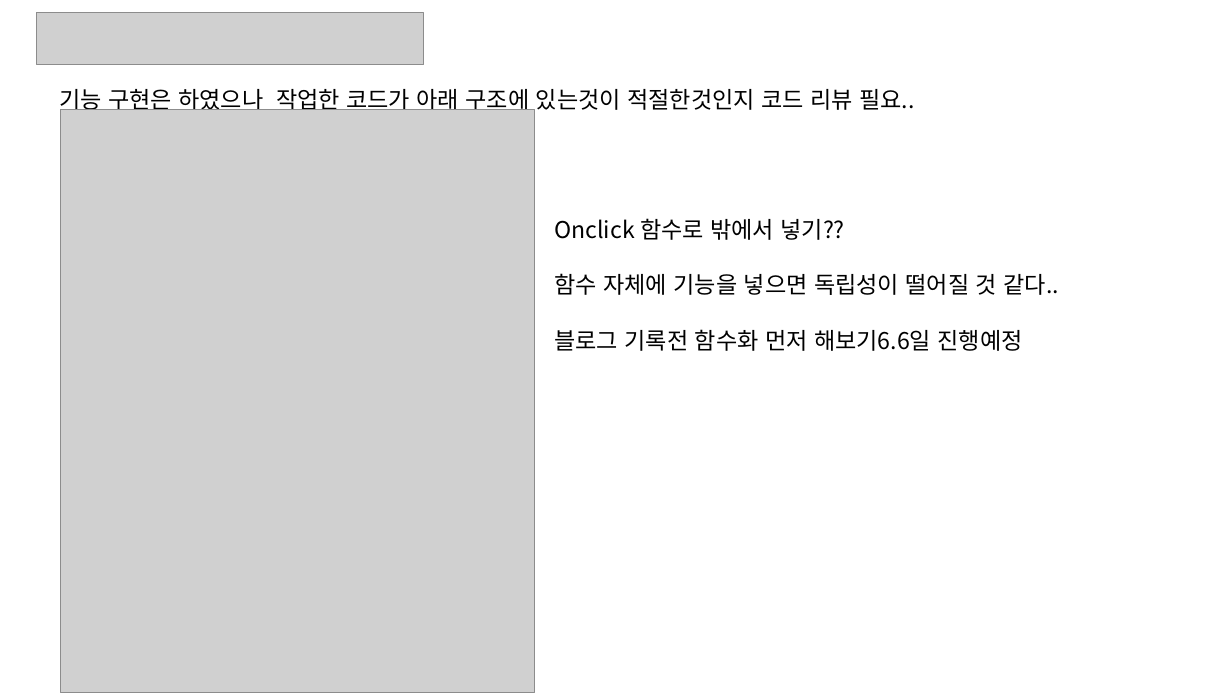
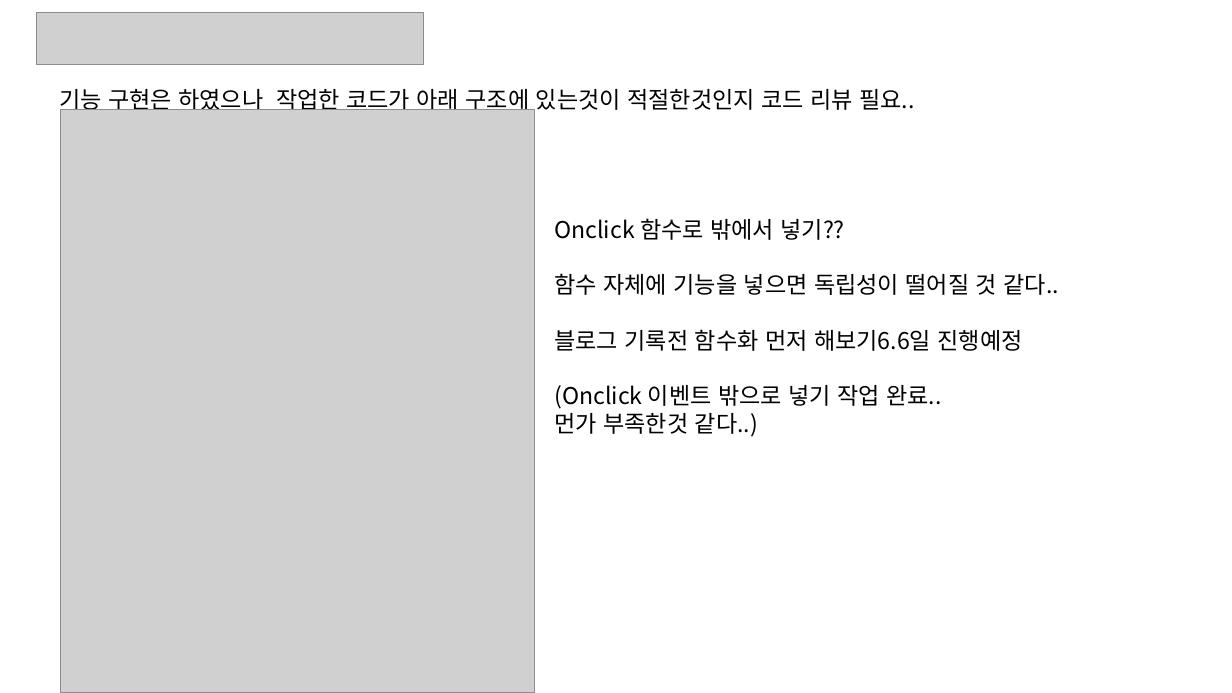
Before and after one commit to josungman/Programmer-s_Web_App_Dev_Course, a slide deck: slide 2 of week8/part6/인사정보페이지_공부내용.pptx. Drawn at 1232x693 pixels with LibreOffice and Linux fonts; fonts in the diff are those of the drawing; grey boxes stand for pictures. Boxes give left, top, right and bottom in pixels: in the first picture for what was removed or moved away, otherwise in the second. Text is boxed around its words. In the diff, an @@ line names an element or a change of style, - is before the commit and + after.

Commit message:
인사정보페이지(무한스크롤 작업추가,onClick함수 컴포넌트 바깥으로 빼기)

```diff
--- a/week8/part6/인사정보페이지_공부내용.pptx
+++ b/week8/part6/인사정보페이지_공부내용.pptx
@@ text at [554,385,941,437]: paragraphs added @@
+(Onclick 이벤트 밖으로 넣기 작업 완료..
+먼가 부족한것 같다..)
```
Also in this commit, not shown: 3 slides added, 3 slides removed, 3 other files.
